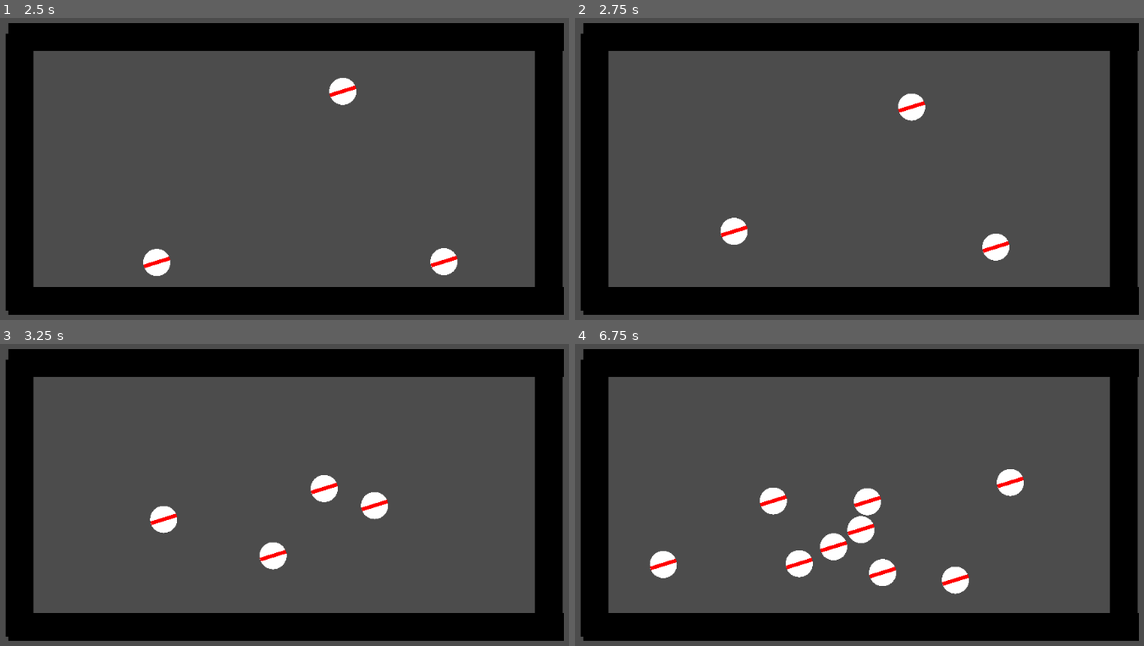
Above: before the commit, frames 1-4 (two rows, left to right).
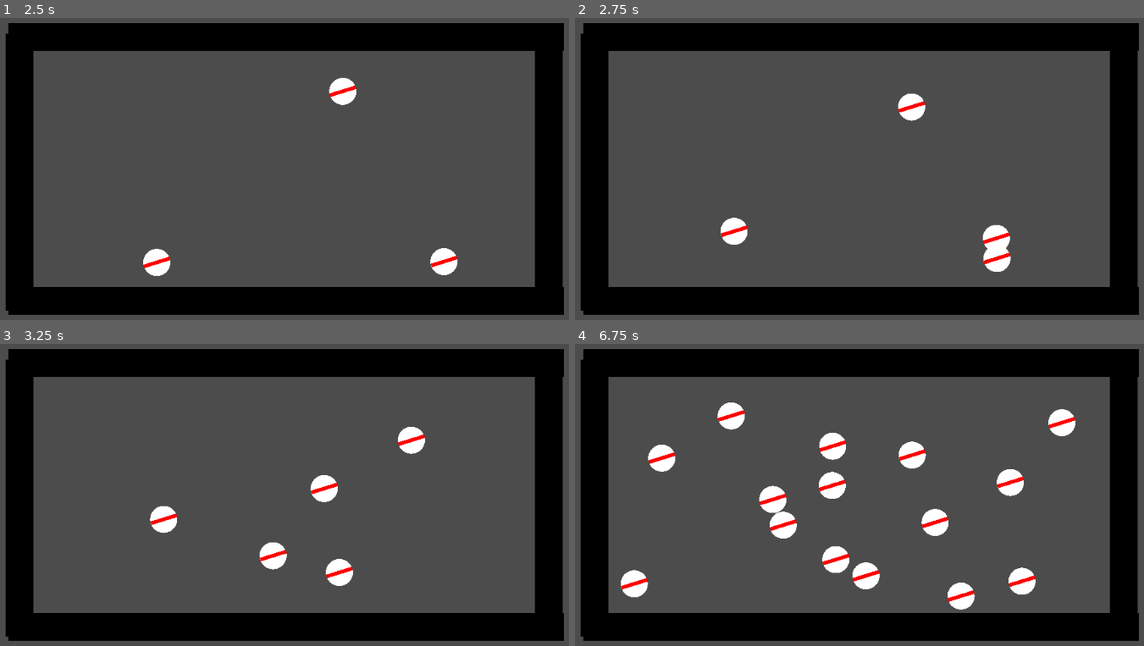
Above: after the commit, the same moments.

Repository: xBLACKxSNAKEx/Pang
Game: Godot game, scene res://Scenes/Game.tscn
Same seed, same stepped clock (60 frames per second), same inputs: the game is played once before the commit and once after it.
Inputs (mouse positions are in pixels of both pictures, inside the frame that each line leads up to):
- Up to frame 1 (2.5 s): tap Enter at 0.5 s; move the mouse to (432, 150) at 0.52 s; click (432, 150) at 0.67 s; move the mouse to (147, 190) at 1.27 s; click (147, 190) at 1.42 s; move the mouse to (352, 84) at 2.02 s; click (352, 84) at 2.17 s
- Up to frame 2 (2.75 s): no input
- Up to frame 3 (3.25 s): move the mouse to (250, 576) at 2.77 s; click (250, 576) at 2.92 s
- Up to frame 4 (6.75 s): move the mouse to (1058, 555) at 3.52 s; click (1058, 555) at 3.67 s; move the mouse to (654, 437) at 4.27 s; click (654, 437) at 4.42 s; move the mouse to (893, 495) at 5.02 s; click (893, 495) at 5.17 s; move the mouse to (757, 398) at 5.77 s; click (757, 398) at 5.92 s; move the mouse to (1007, 476) at 6.52 s; click (1007, 476) at 6.67 s

Frame 1 is identical in both runs. In frame 2, 0.5% of the frame differs, in the area x 71-77%, y 68-85%; in frame 3, 1.0%; in frame 4, 6.5%, in the area x 8-88%, y 19-88%.

Commit message:
Testy z rozpadem kulek

Diff:
--- a/Scripts/Ball.gd
+++ b/Scripts/Ball.gd
@@ -1,6 +1,8 @@
 extends RigidBody2D
 
 var d = 1
+
+onready var start_time = OS.get_ticks_msec()
 
 # Called when the node enters the scene tree for the first time.
 func _ready():
@@ -9,6 +11,8 @@
 var i = 0
 # Called every frame. 'delta' is the elapsed time since the previous frame.
 func _process(delta):
+	if OS.get_ticks_msec() - start_time > 2000 and d != 0:
+		split()
 	pass
 
 func split():
